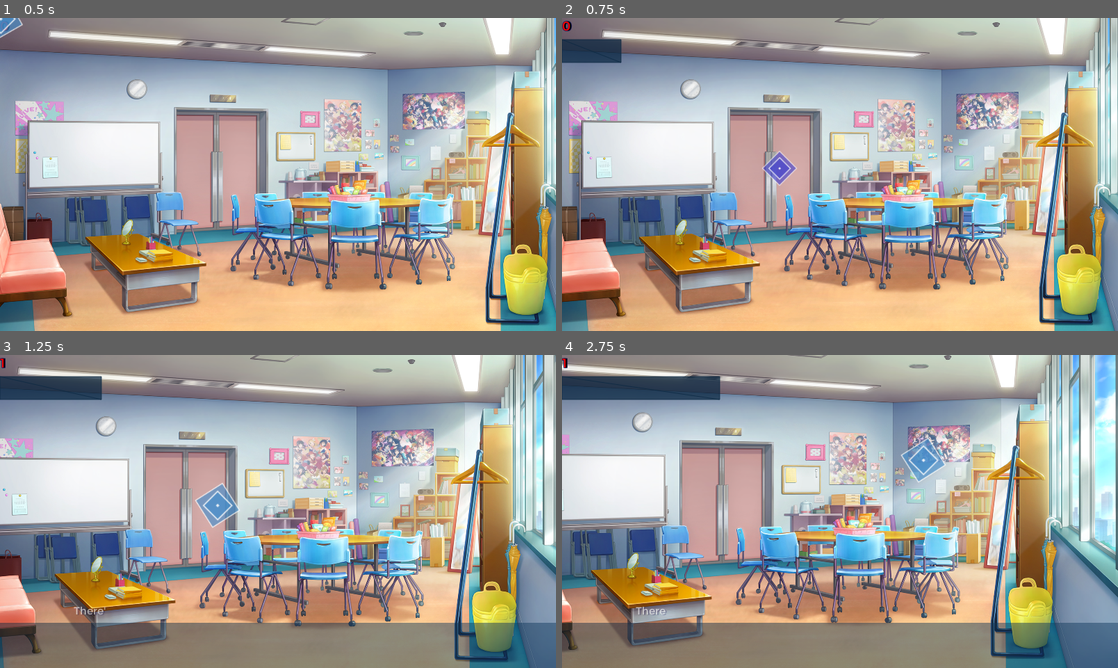
Above: before the commit, frames 1-4 (two rows, left to right).
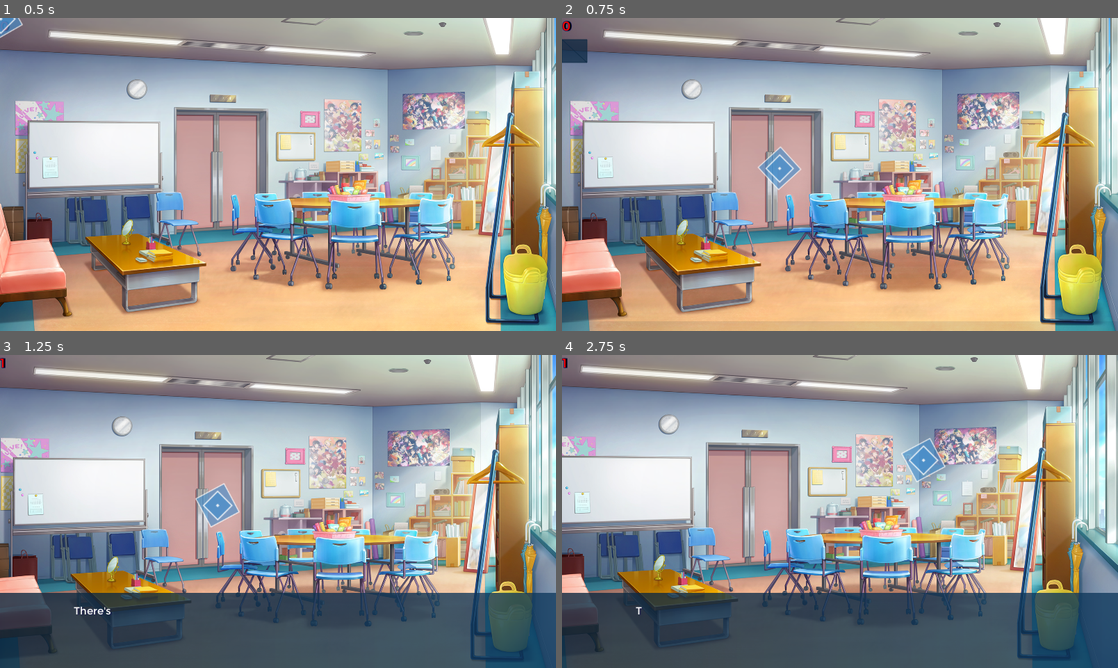
Above: after the commit, the same moments.

Repository: hermitpopcorn/godot-test
Game: Godot game, scene res://scenes/TestClubroom.tscn
Same seed, same stepped clock (60 frames per second), same inputs: the game is played once before the commit and once after it. Sound files missing from this copy of the repository are replaced by a short silence.
Inputs (mouse positions are in pixels of both pictures, inside the frame that each line leads up to):
- Up to frame 1 (0.5 s): no input
- Up to frame 2 (0.75 s): tap Enter (ui_accept) at 0.5 s; move the mouse to (778, 168) at 0.52 s; hold D (move_right) from 0.53 s (still down); click (778, 168) at 0.67 s
- Up to frame 3 (1.25 s): keep holding D (move_right); tap Enter (ui_accept) at 0.77 s
- Up to frame 4 (2.75 s): move the mouse to (840, 630) at 1.27 s; release D (move_right) at 1.28 s; hold S (move_down) 1.28-2.03 s; click (840, 630) at 1.42 s; tap Enter (ui_accept) at 1.52 s; move the mouse to (923, 461) at 2.02 s; hold D (move_right) from 2.03 s (still down); click (923, 461) at 2.17 s

Frame 1 is identical in both runs. In frame 2, 15% of the frame differs, in the area x 0-100%, y 0-100%; in frame 3, 62%; in frame 4, 70%.

Commit message:
minor changes

Diff:
--- a/components/event_processor.tscn
+++ b/components/event_processor.tscn
@@ -15,7 +15,6 @@
 onready var audio_container: Node = $AudioContainer
 onready var tweens_container: Node = $TweensContainer
 onready var wait_timer: Timer = $WaitTimer
-onready var input_release_timer: Timer = $InputReleaseTimer
 
 var camera
 var sequence
@@ -62,20 +61,12 @@
 func start():
 	if OS.is_debug_build(): print('[EVPR] sequence started')
 
-	# wait a little bit to release pressed input
-	self.input_release_timer.start()
-	yield(self.input_release_timer, 'timeout')
-
 	self.reset()
 	self.resume()
 
 func resume():
 	self.running = true
 	self.active = true
-
-	# wait a little bit to release pressed input
-	self.input_release_timer.start()
-	yield(self.input_release_timer, 'timeout')
 
 	self._advance_sequence()
 
@@ -503,10 +494,6 @@
 "_editor_description_": ""
 }
 
-[node name="InputReleaseTimer" type="Timer" parent="."]
-wait_time = 0.1
-one_shot = true
-
 [connection signal="finished_tweening" from="MessageBoxUILayer/MessageBox" to="." method="_on_MessageBox_finished_tweening"]
 [connection signal="finished_typing" from="MessageBoxUILayer/MessageBox" to="." method="_on_MessageBox_finished_typing"]
 [connection signal="hover_off" from="MessageBoxUILayer/MessageBox" to="." method="_off_hover" binds= [ "MessageBox" ]]
--- a/scenes/base.tscn
+++ b/scenes/base.tscn
@@ -28,7 +28,7 @@
 
 func _on_visibility_changed():
 	if (self.visible):
-		# Make sure we're really visible
+		# make sure we're really visible
 		self.modulate.a = 1
 	else:
 		get_tree().paused = false
--- a/scripts/cursor_diamond.gd
+++ b/scripts/cursor_diamond.gd
@@ -11,7 +11,7 @@
 signal hide_info_text
 
 func _process(_delta):
-	# Follow mouse
+	# follow mouse
 	var mouse_pos = get_viewport().get_mouse_position()
 	if (mouse_pos.x != 0 && mouse_pos.y != 0):
 		self.cursor_sprite.position = get_viewport().get_mouse_position()
@@ -22,34 +22,34 @@
 		self.cursor_sprite_inside.rotation_degrees += 360
 
 	if (!self.check_hovering()):
-		# Rotate a little
+		# rotate a little
 		self.cursor_sprite_outside.rotation_degrees += 0.5
 		self.snapping = false
 	else:
-		# Set to snap to nearest angle
+		# set to snap to nearest angle
 		self.snapping = true
 
 	if (self.snapping):
-		# Snap back to nearest angle (outside)
+		# snap back to nearest angle (outside)
 		var over_times = floor(abs(self.cursor_sprite_outside.rotation_degrees) / 90)
 		var degrees_remaining = abs(self.cursor_sprite_outside.rotation_degrees) - (90 * over_times)
 		if (degrees_remaining >= 45):
 			self.cursor_sprite_outside.rotation_degrees += min(7, degrees_remaining)
 		else:
 			self.cursor_sprite_outside.rotation_degrees -= min(7, degrees_remaining)
-		# Shrink
+		# shrink
 		if (self.cursor_sprite.scale.x > 0.75):
 			self.cursor_sprite.scale.x -= 0.05
 			self.cursor_sprite.scale.y -= 0.05
-		# Hue shift
+		# hue shift
 		self.cursor_sprite_outside.get_material().set_shader_param('shift_amount', 0.1)
 		self.cursor_sprite_inside.get_material().set_shader_param('shift_amount', 0.1)
 	else:
-		# Back to normal size
+		# back to normal size
 		if (self.cursor_sprite.scale.x < 1):
 			self.cursor_sprite.scale.x += 0.05
 			self.cursor_sprite.scale.y += 0.05
-		# Shift back hue
+		# shift back hue
 		self.cursor_sprite_outside.get_material().set_shader_param('shift_amount', 0)
 		self.cursor_sprite_inside.get_material().set_shader_param('shift_amount', 0)
 
--- a/scripts/game_variables.gd
+++ b/scripts/game_variables.gd
@@ -16,4 +16,4 @@
 
 func reset():
 	self.variables = {}
-	print ("[VARS] game variables (re)initialized")
+	if OS.is_debug_build(): print ("[VARS] game variables (re)initialized")
--- a/scripts/stripe_diamond.gd
+++ b/scripts/stripe_diamond.gd
@@ -1,7 +1,7 @@
 extends Node2D
 
-export var size: float = 36.512 # Size of the diamonds
-export var fade_speed: float = 0.01 # Speed of diamond fade. Smaller = faster
+export var size: float = 36.512 # size of the diamonds
+export var fade_speed: float = 0.01 # speed of diamond fade. smaller = faster
 
 func show_diamond_stripe(length, text):
 	create_stripe(length)
